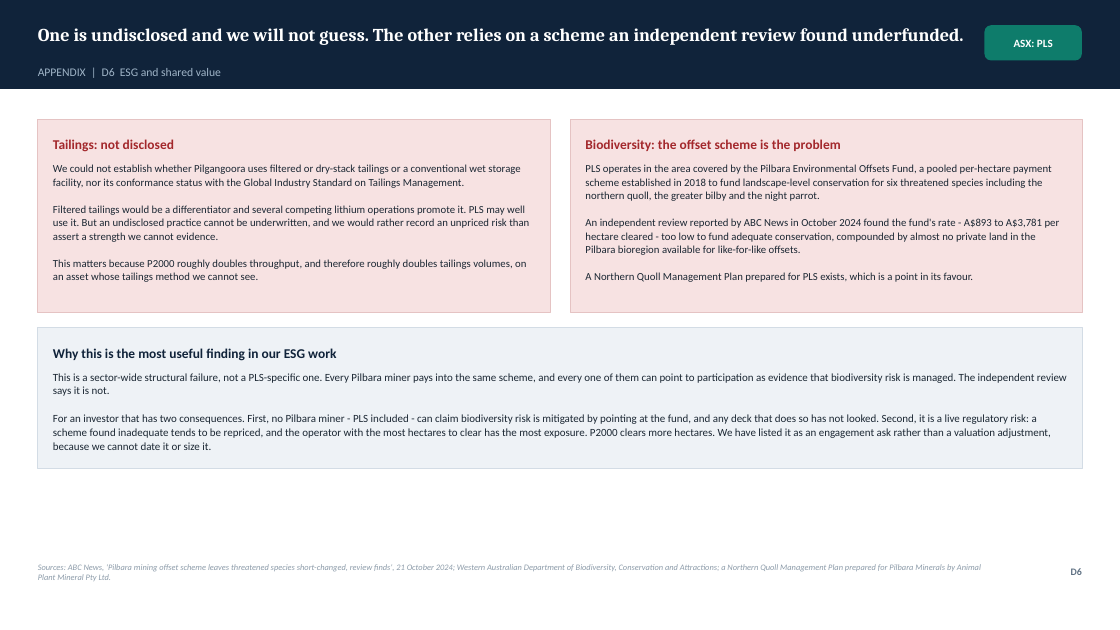
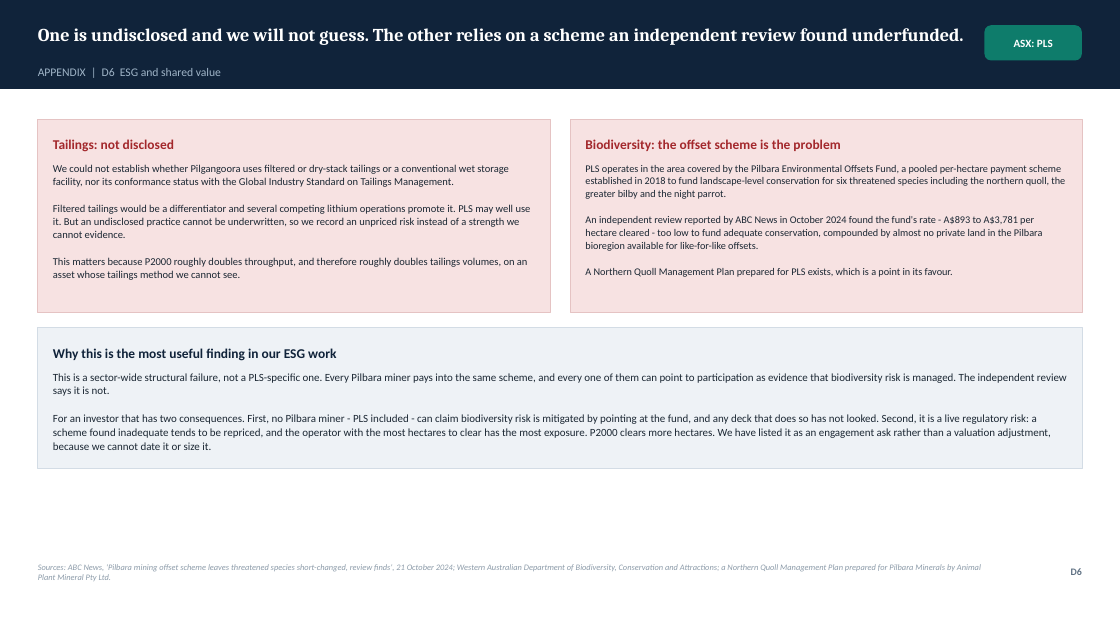
Before and after one commit to SportsSwap/for-claude, a slide deck: slide 54 of deck/PLS_Group_FMAA_2026.pptx. Drawn at 1120x630 pixels with LibreOffice and Linux fonts; fonts in the diff are those of the drawing. Boxes give left, top, right and bottom in pixels: in the first picture for what was removed or moved away, otherwise in the second. Text is boxed around its words. In the diff, an @@ line names an element or a change of style, - is before the commit and + after.

```diff
--- a/deck/PLS_Group_FMAA_2026.pptx
+++ b/deck/PLS_Group_FMAA_2026.pptx
@@ text at (53,164,528,280): size 9.2 to 9 pt in "We could not establish whether Pilgangoora uses ...", "This matters because P2000 roughly doubles throughput, ..." @@
@@ text "PLS operates in the area ..." at (585,165,1065,277): size 9.2 to 8.8 pt @@
@@ text at (53,204,531,238): text changed; size 9.2 to 9 pt @@
-Filtered tailings would be a differentiator and several competing lithium operations promote it. PLS may well use it. But an undisclosed practice cannot be underwritten, and we would rather record an unpriced risk than assert a strength we cannot evidence.
+Filtered tailings would be a differentiator and several competing lithium operations promote it. PLS may well use it. But an undisclosed practice cannot be underwritten, so we record an unpriced risk instead of a strength we cannot evidence.
```
Also in this commit, not shown: 42 other slides changed, 1 slide added, 10 other files.
